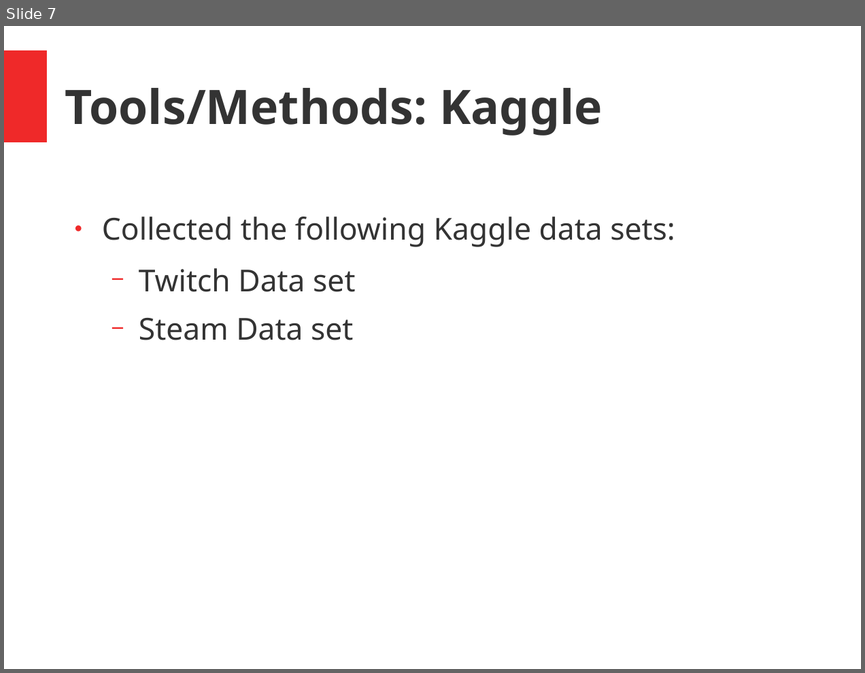
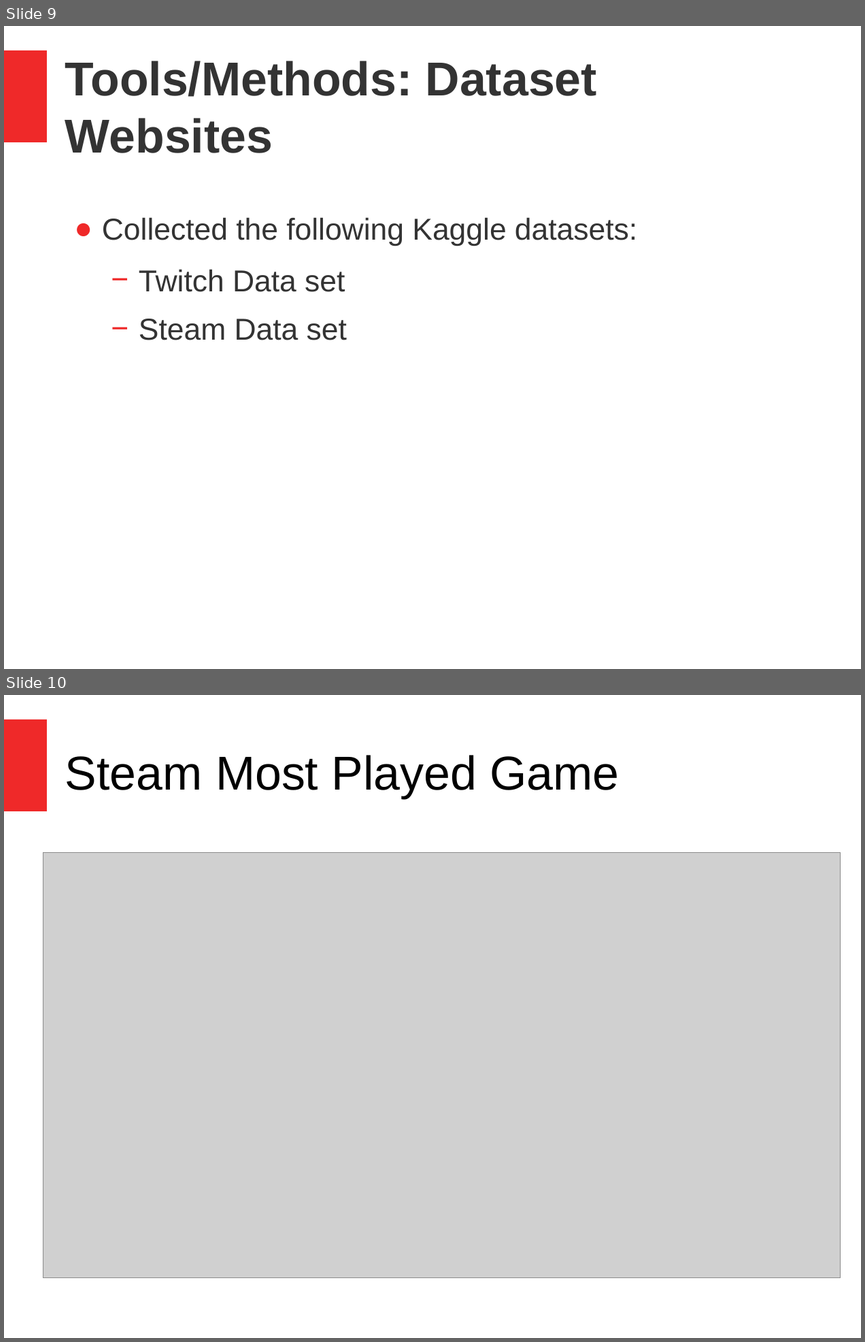
Before and after one commit to fdac21/VideoGame_Analysis, a slide deck: presentation.pptx. Shown one above the other, each under a label of ours: slide 7 before the commit, slides 9 and 10 after it. The pictures are 865x673 and 865x1342 pixels, drawn with LibreOffice and Linux fonts; fonts in the diff are those of the drawing; grey boxes stand for pictures. Boxes give left, top, right and bottom in pixels: in the first picture for what was removed or moved away, otherwise in the second. Text is boxed around its words. In the diff, an @@ line names an element or a change of style, - is before the commit and + after.

```diff
--- a/presentation.pptx
+++ b/presentation.pptx
@@ slide 10 added at box(4, 695, 861, 1338), background #FFFFFF; not listed: 1 template element that a slide beside it also shows @@
@@ title added at box(65, 755, 619, 798), 44 pt, text #000000 @@
+Steam Most Played Game
@@ picture added at box(43, 853, 840, 1278) @@
@@ what was slide 7 is now slide 9 @@
@@ slide 9 changed as well @@
@@ text at box(65, 61, 597, 153): text changed; font Noto Sans to Arial @@
-Tools/Methods: Kaggle
+Tools/Methods: Dataset Websites
@@ text at box(102, 217, 637, 246): text changed; font Noto Sans to Arial @@
-● Collected the following Kaggle data sets:
+● Collected the following Kaggle datasets:
@@ text at box(139, 269, 347, 340): font Noto Sans to Arial in "Twitch Data set", "Steam Data set"; more space between paragraphs @@
```
Also in this commit, not shown: 5 other slides changed, 8 other slides added, 5 slides removed.
